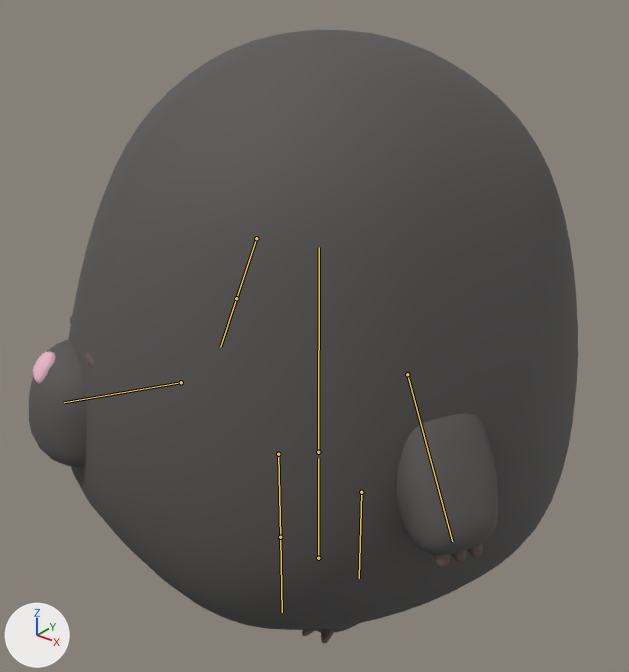
The FBX model assets/Mole_inter.fbx: old version first, new version second.
Rendered twice from a 50 mm camera at (1.8, -2.28, 2.48) aimed at (0.01, -0.05, 1.1). Arrows for +X, +Y and +Z are at lower left; the lights stay in place. The picture after the commit comes second. Both versions are drawn at frame 9 of the action 'Armature|attention'; the numbers are the values there. The bones that change, and the others that lie on the model, are drawn over the model as lines.

In view in the first picture: 'Doob'.
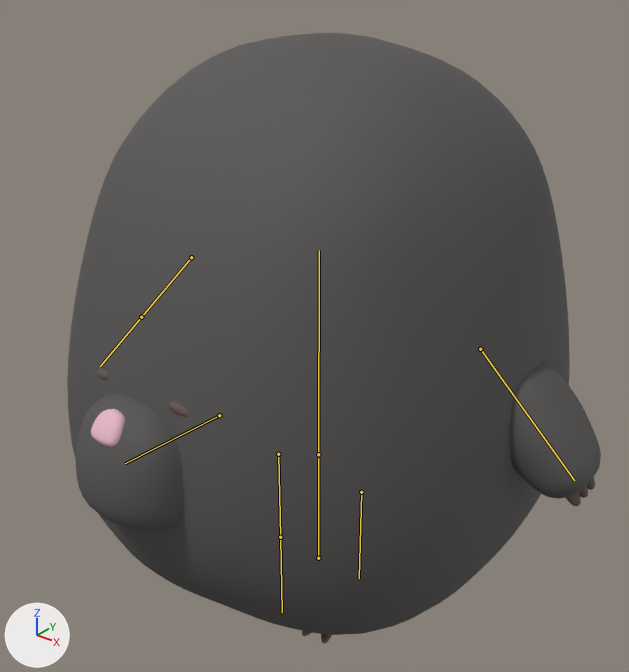
Boxes (x1, y1, x2, y2) around the edits, measured in the pictures (629 x 672 px):
'Doob', posed: before (29, 30, 578, 644); after (67, 33, 601, 644)
bone 'Spine', root to tip: before (318, 452) to (319, 247); after (318, 454) to (319, 250)
bone 'Arm.L', root to tip: before (407, 374) to (452, 541); after (480, 349) to (574, 480)
bone 'Arm.R', root to tip: before (256, 238) to (236, 298); after (191, 257) to (141, 317)
bone 'Nose', root to tip: before (181, 382) to (64, 402); after (219, 415) to (125, 463)

The edits, one by one:
Bone 'Spine' (bone_spine) moves from (0.0, 0.0, 0.0) to (0.0, -0.012, 0.0).
Bone 'Spine' (bone_spine) turns from (0, -28, 0) to (0, 0, 0) degrees about its own x, y and z.
Bone 'Arm.L' (bone_arm_l) turns from (0, 0, 0) to (0, 0, 9) degrees about its own x, y and z.
Bone 'Arm.R' (bone_arm_r) turns from (0, 0, 0) to (0, 0, -6) degrees about its own x, y and z.
Bone 'Nose' (bone_nose) turns from (0, 0, 0) to (-2, 0, 0) degrees about its own x, y and z.
